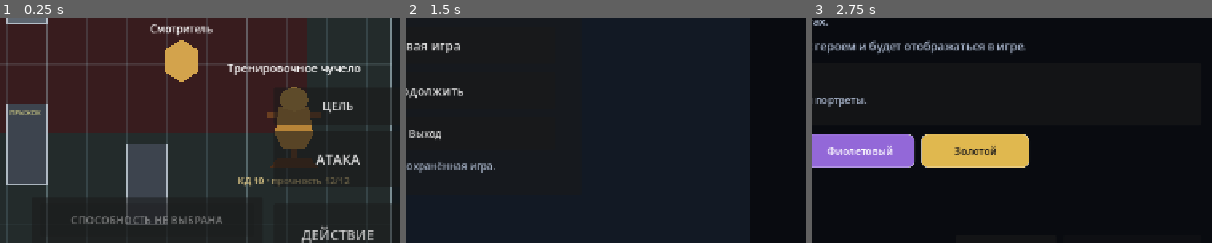
Above: before the commit, frames 1-3 (left to right).
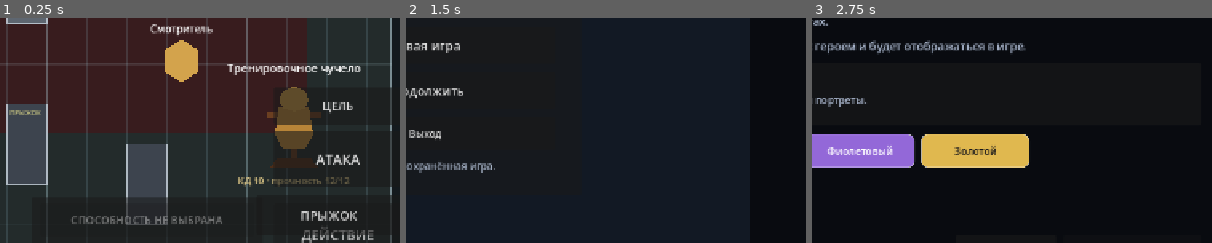
Above: after the commit, the same moments.

Repository: eretenkodaniil16-rgb/rpg-project
Game: Godot game, scene res://scenes/game/game.tscn
The game is run twice, just before and just after one commit, with the same random seed, the same clock (stepped at 60 frames per second) and the same inputs. This scene is started directly instead of the project's main scene.
Inputs:
- Up to frame 1 (0.25 s): no input
- Up to frame 2 (1.5 s): click "ДЕЙСТВИЕ" at 0.5 s; click "МЕНЮ" at 1.25 s
- Up to frame 3 (2.75 s): click "Новая игра" at 2 s
The pictures show only the part of the screen within x 48-98%, y 40-90%; the shares and areas given below are measured in that part.

The runs differ from the first frame. In frame 1, 0.8% of the frame differs, in the area x 71-98%, y 78-97%; in frame 2, less than 0.1%; in frame 3, nothing differs.
Error before the commit: Parse Error: The function signature doesn't match the parent. Parent signature is "get_path() -> NodePath". (res://scripts/game/movement_plan_overlay.gd:48)

Commit message:
fix: avoid native Node get_path override

Diff:
--- a/scripts/game/movement_plan_overlay.gd
+++ b/scripts/game/movement_plan_overlay.gd
@@ -45,7 +45,7 @@
 	return _path.size() > 1 and _reachable
 
 
-func get_path() -> Array[Vector2i]:
+func get_planned_path() -> Array[Vector2i]:
 	return _path.duplicate()
 
 
